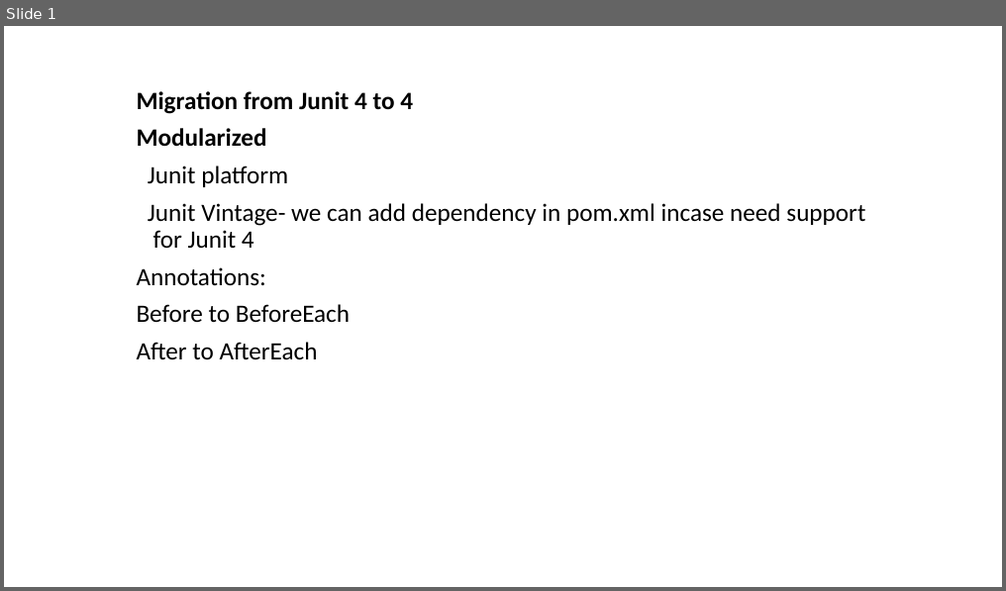
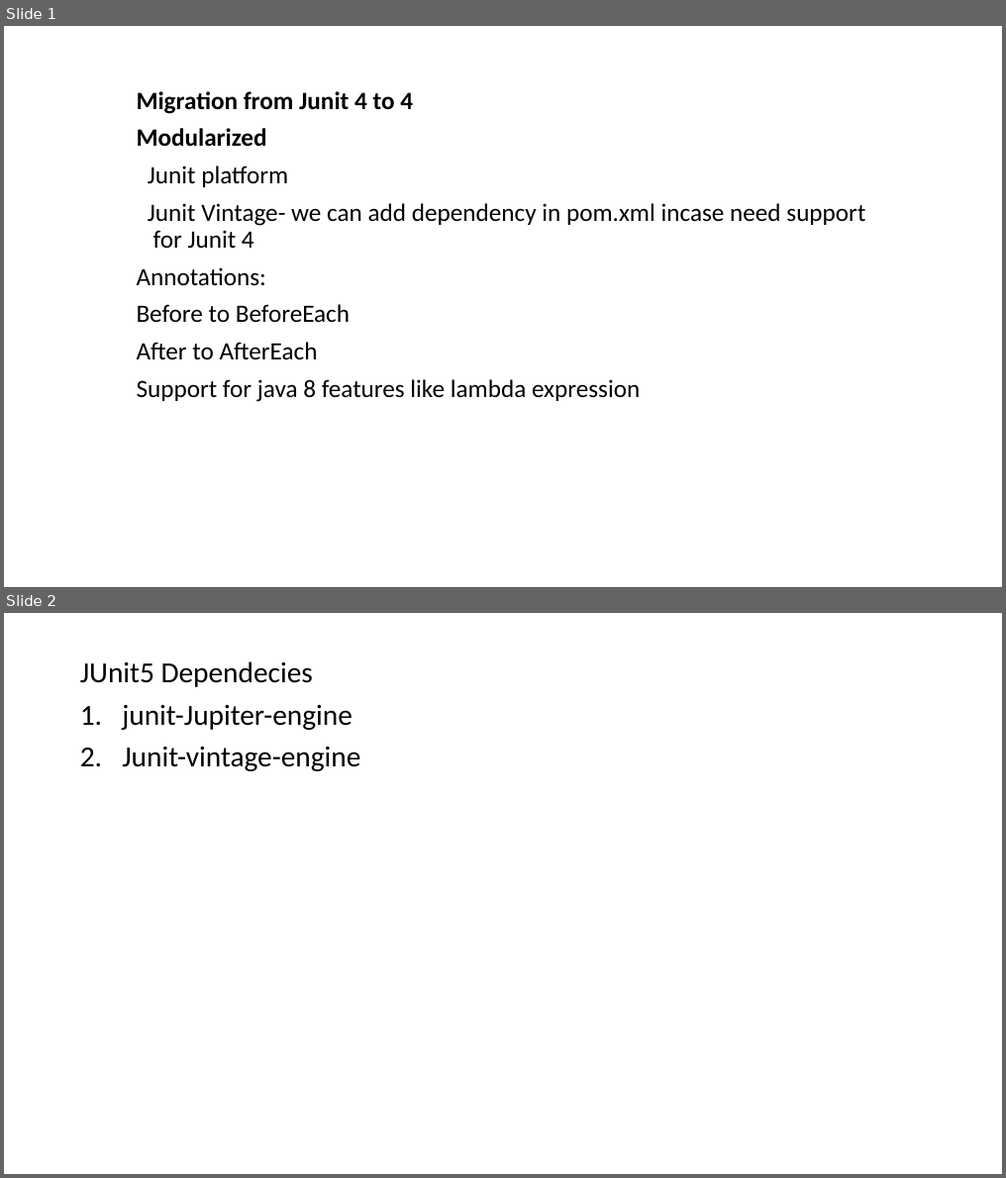
Before and after one commit to shi514652697/Junit5Project, a slide deck: src/main/resources/Junit.pptx. Shown one above the other, each under a label of ours: slide 1 before the commit, slides 1 and 2 after it. The pictures are 1006x591 and 1006x1178 pixels, drawn with LibreOffice and Linux fonts; fonts in the diff are those of the drawing. Boxes give left, top, right and bottom in pixels: in the first picture for what was removed or moved away, otherwise in the second. Text is boxed around its words. In the diff, an @@ line names an element or a change of style, - is before the commit and + after.

```diff
--- a/src/main/resources/Junit.pptx
+++ b/src/main/resources/Junit.pptx
@@ slide 2 added at box(4, 613, 1002, 1174), background #FFFFFF @@
@@ text added at box(80, 662, 360, 771), 28 pt, text #000000 @@
+JUnit5 Dependecies
+1. junit-Jupiter-engine
+2. Junit-vintage-engine
@@ slide 1 changed as well @@
@@ subtitle at box(137, 379, 640, 402): paragraph added @@
+Support for java 8 features like lambda expression
```
Also in this commit, not shown: 4 other files.
